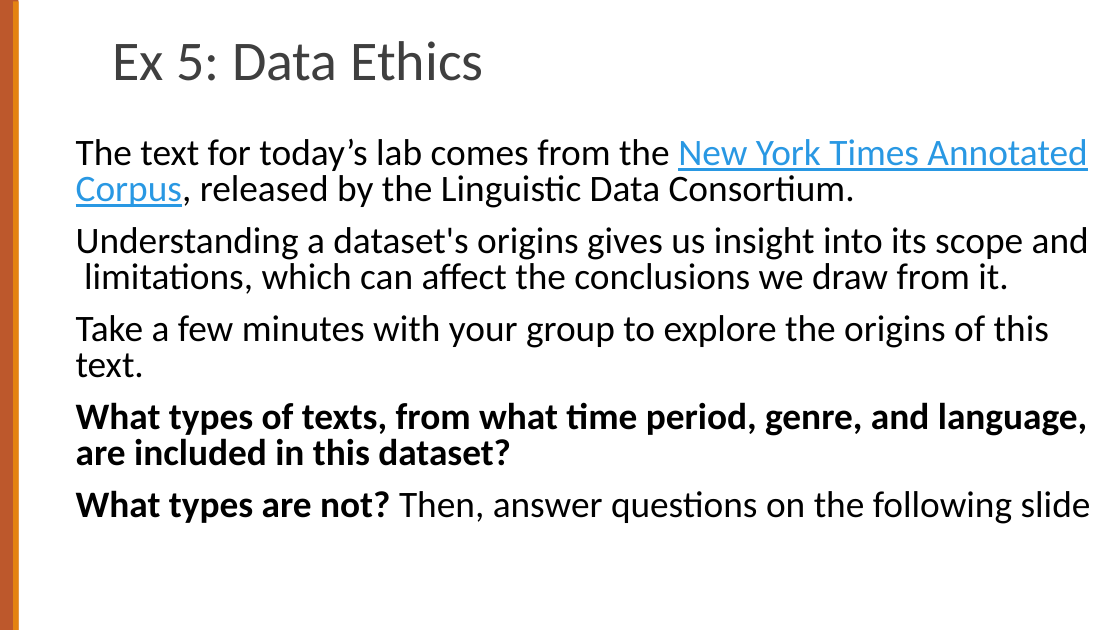
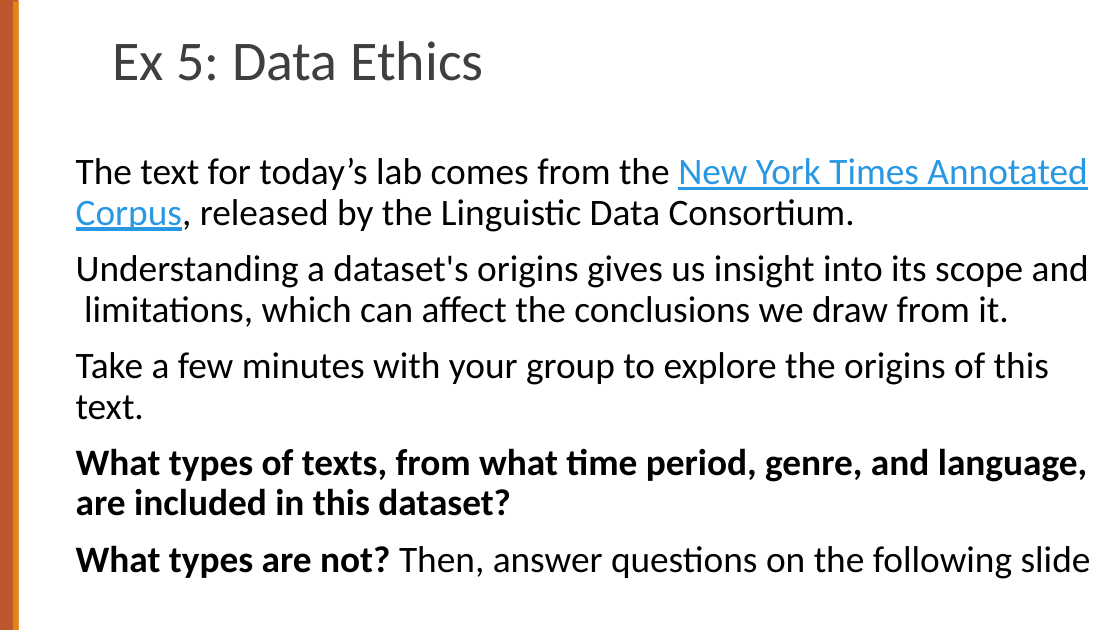
Before and after one commit to cs124/labs, a slide deck: slide 25 of Lab1_UnixForPoets.pptx (slide 24 before the commit). Drawn at 1120x630 pixels with LibreOffice and Linux fonts; fonts in the diff are those of the drawing. Boxes give left, top, right and bottom in pixels: in the first picture for what was removed or moved away, otherwise in the second. Text is boxed around its words. In the diff, an @@ line names an element or a change of style, - is before the commit and + after.

```diff
--- a/Lab1_UnixForPoets.pptx
+++ b/Lab1_UnixForPoets.pptx
@@ text "The text for today’s lab ...": place and size @@
-text "The text for today’s lab ..." at [76,138,1091,524]
+text "The text for today’s lab ..." at [76,157,1091,579]
@@ text "The text for today’s lab ..." at [76,157,1091,579]: line spacing 0.8 to 0.9 @@
```
Also in this commit, not shown: 6 other slides changed, 1 slide added, 1 other file.
